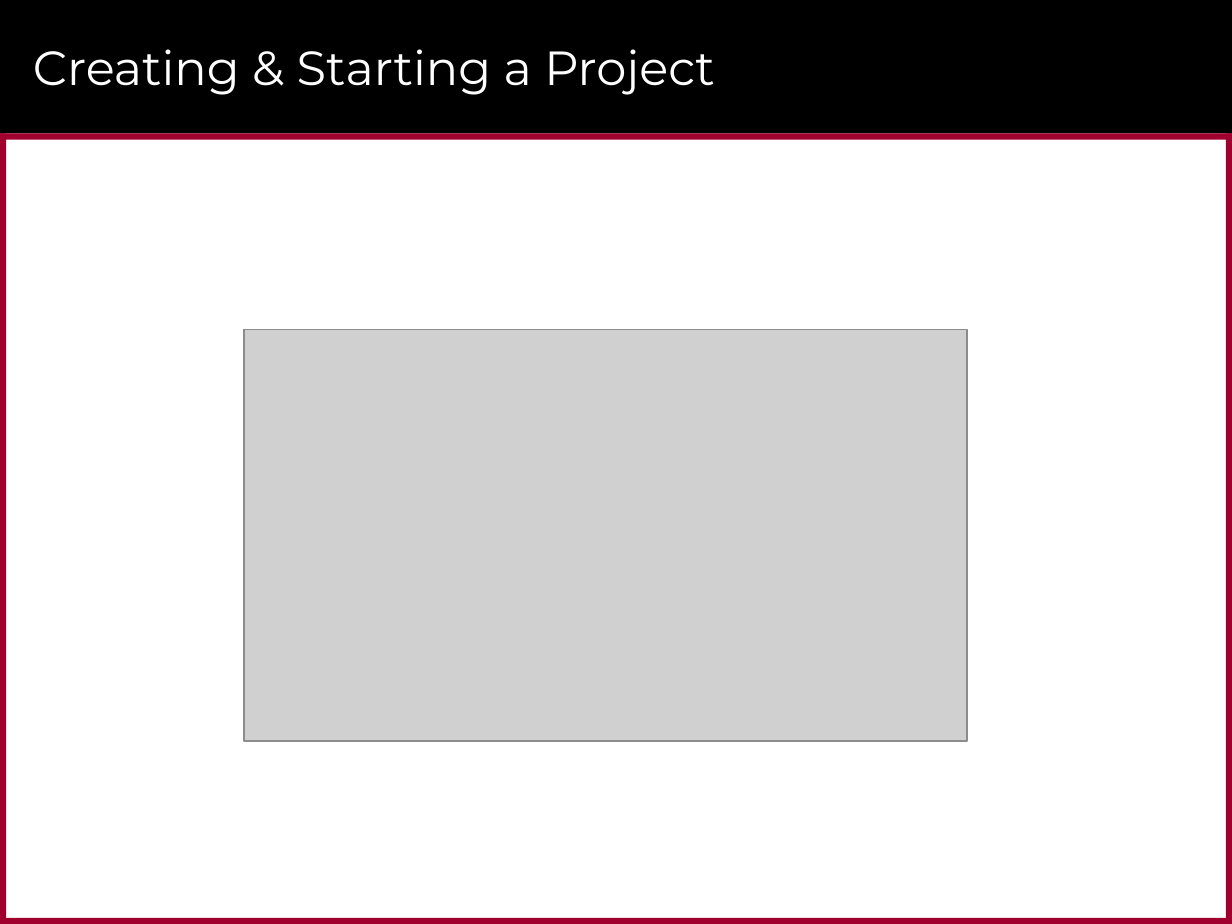
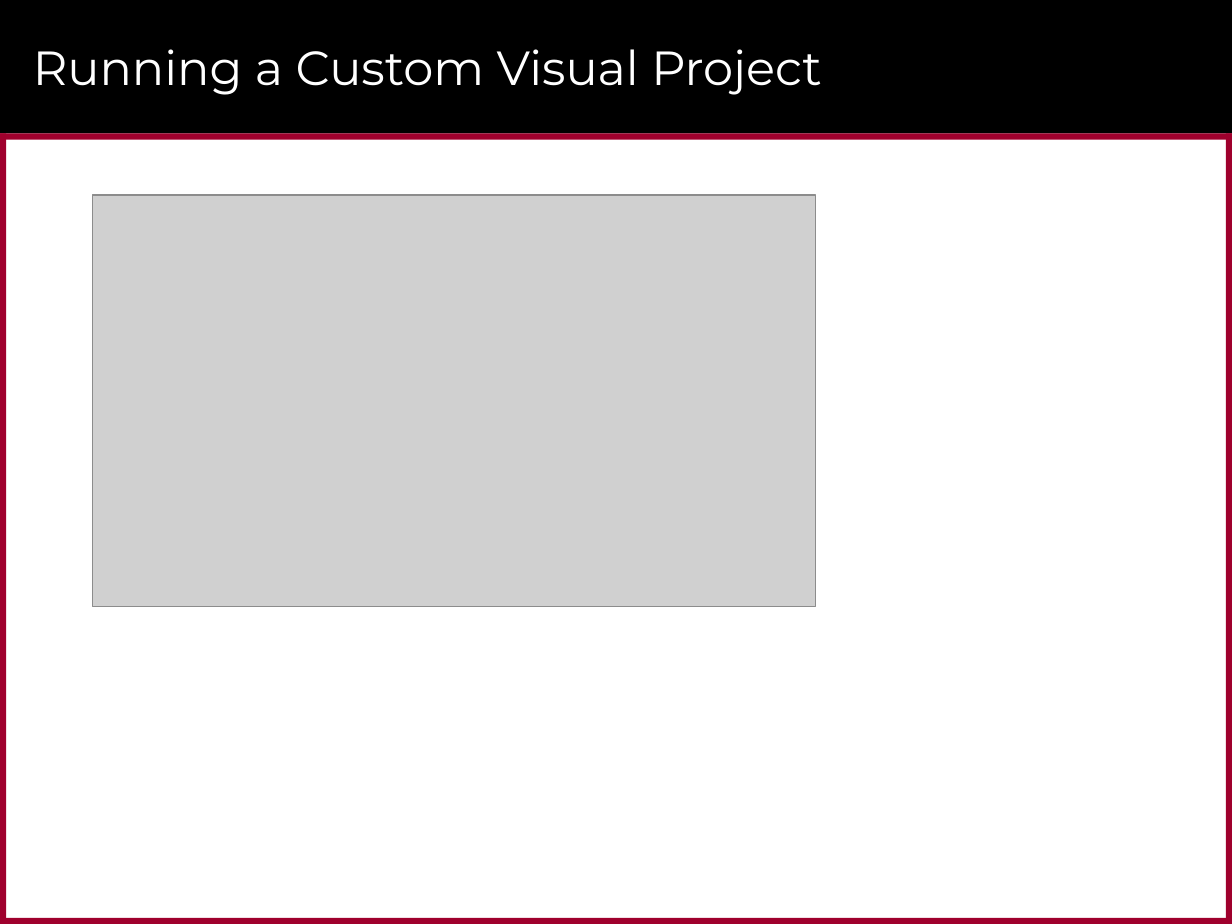
Before and after one commit to CriticalPathTraining/CustomVisualsForPowerBI, a slide deck: slide 35 of CustomVisualsForPowerBI.pptx (slide 32 before the commit). Drawn at 1232x924 pixels with LibreOffice and Linux fonts; fonts in the diff are those of the drawing; grey boxes stand for pictures; background and template pictures are left out. Boxes give left, top, right and bottom in pixels: in the first picture for what was removed or moved away, otherwise in the second. Text is boxed around its words. In the diff, an @@ line names an element or a change of style, - is before the commit and + after.

```diff
--- a/CustomVisualsForPowerBI.pptx
+++ b/CustomVisualsForPowerBI.pptx
@@ title at (x1=33, y1=49, x2=821, y2=95): text changed @@
-Creating & Starting a Project
+Running a Custom Visual Project
@@ picture moved from (x1=244, y1=329, x2=967, y2=740) to (x1=92, y1=195, x2=816, y2=606) @@
```
Also in this commit, not shown: 6 other slides changed, 3 slides added.
